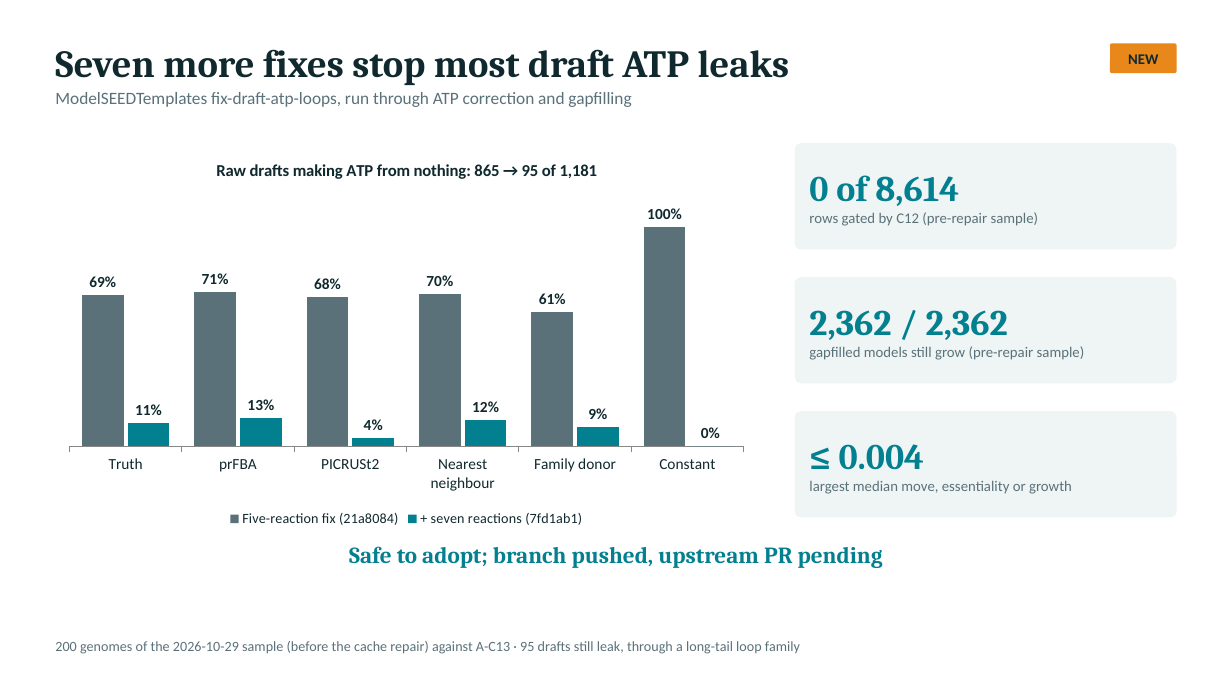
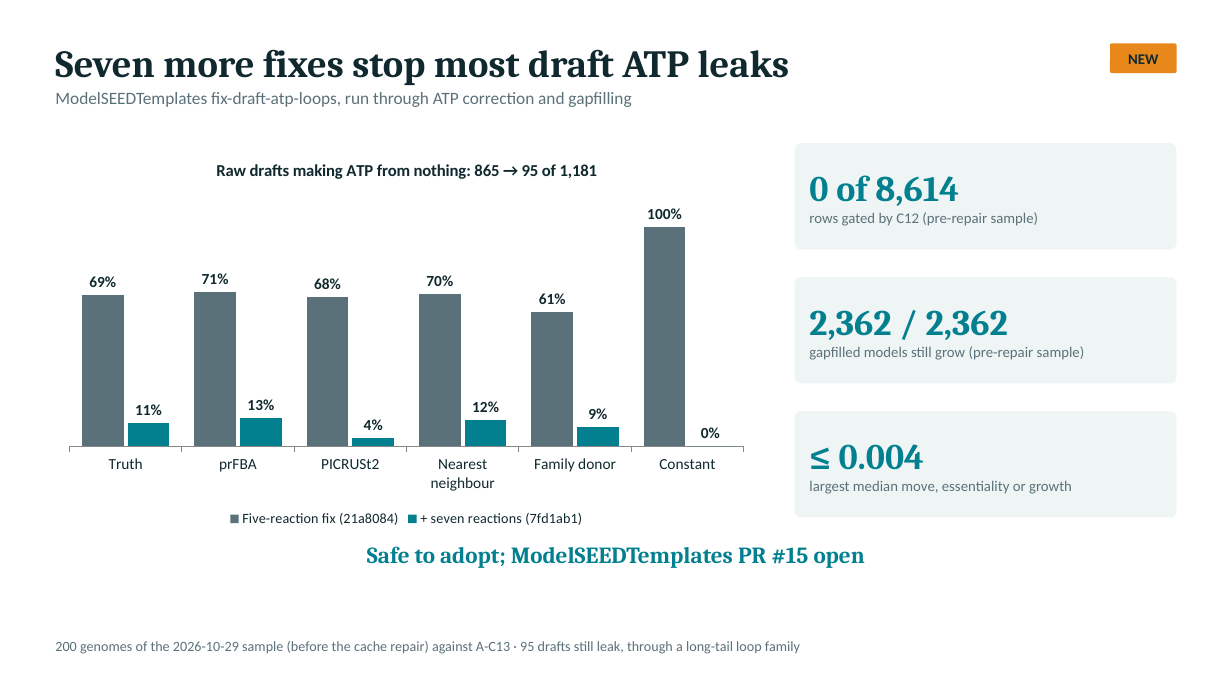
Before and after one commit to freiburgermsu/prFBA, a slide deck: slide 29 of presentations/prFBA_updates_2026-11.pptx. Drawn at 1232x693 pixels with LibreOffice and Linux fonts; fonts in the diff are those of the drawing. Boxes give left, top, right and bottom in pixels: in the first picture for what was removed or moved away, otherwise in the second. Text is boxed around its words. In the diff, an @@ line names an element or a change of style, - is before the commit and + after.

```diff
--- a/presentations/prFBA_updates_2026-11.pptx
+++ b/presentations/prFBA_updates_2026-11.pptx
@@ text at bbox=[367, 546, 865, 568]: text changed @@
-Safe to adopt; branch pushed, upstream PR pending
+Safe to adopt; ModelSEEDTemplates PR #15 open
```
Also in this commit, not shown: 2 other slides changed, 5 other files.
